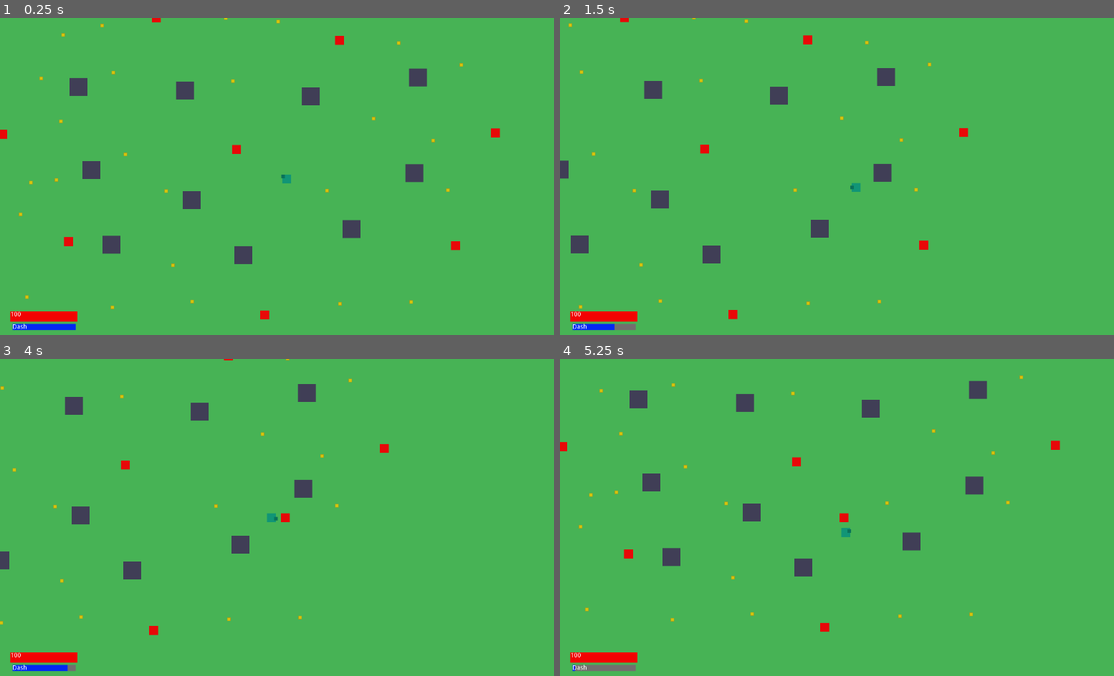
Above: before the commit, frames 1-4 (two rows, left to right).
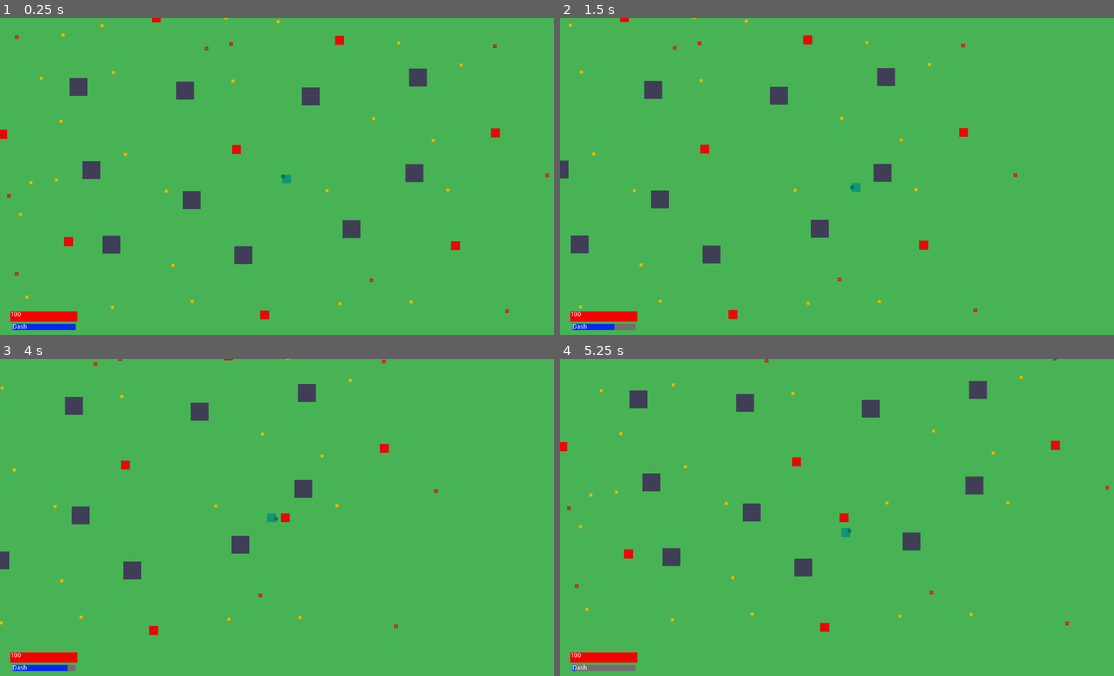
Above: after the commit, the same moments.

Repository: arget4me/TryingToStop
Game: Godot game, scene res://Scenes/SampleScene.tscn
The game is run twice, just before and just after one commit, with the same random seed, the same clock (stepped at 60 frames per second) and the same inputs.
Inputs (mouse positions are in pixels of both pictures, inside the frame that each line leads up to):
- Up to frame 1 (0.25 s): no input
- Up to frame 2 (1.5 s): tap Enter at 0.5 s; move the mouse to (975, 163) at 0.52 s; hold Right (ui_right) 0.53-1.28 s; click (975, 163) at 0.67 s; move the mouse to (731, 195) at 1.27 s; hold Down (ui_down) from 1.28 s (still down)
- Up to frame 3 (4 s): move the mouse to (343, 447) at 2.02 s; release Down (ui_down) at 2.03 s; hold Right (ui_right) 2.03-2.78 s; move the mouse to (260, 584) at 2.77 s; hold Up (ui_up) 2.78-3.53 s; click (260, 584) at 2.92 s; move the mouse to (459, 568) at 3.52 s; hold Left (ui_left) from 3.53 s (still down)
- Up to frame 4 (5.25 s): move the mouse to (676, 473) at 4.27 s; move the mouse to (875, 520) at 5.02 s; release Left (ui_left) at 5.03 s; hold Down (ui_down) from 5.03 s (still down); click (875, 520) at 5.17 s

The runs differ from the first frame. In frame 1, less than 0.1% of the frame differs, in the area x 1-100%, y 5-94%; in frame 2, less than 0.1%; in frame 3, less than 0.1%; in frame 4, less than 0.1%.

Commit message:
Add health pickups

Diff:
--- a/GrandTale/Scenes/HUD.gd
+++ b/GrandTale/Scenes/HUD.gd
@@ -25,3 +25,4 @@
 
 func _on_Player_cooldown_changed(cooldown_percent):
 	cooldown_bar.rect_size.x = cooldown_bar_width * cooldown_percent
+	cooldown_bar.rect_size.x = cooldown_bar_width * cooldown_percent
--- /dev/null
+++ b/GrandTale/Scenes/HealthItem.tscn
@@ -0,0 +1,36 @@
+[gd_scene load_steps=3 format=2]
+
+[ext_resource path="res://Scripts/HealthItem.gd" type="Script" id=1]
+
+[sub_resource type="RectangleShape2D" id=1]
+extents = Vector2( 4, 4 )
+
+[node name="HealthItem" type="Area2D"]
+script = ExtResource( 1 )
+
+[node name="ColorRect" type="ColorRect" parent="."]
+anchor_left = 0.5
+anchor_top = 0.5
+anchor_right = 0.5
+anchor_bottom = 0.5
+margin_left = -4.0
+margin_top = -4.0
+margin_right = 4.0
+margin_bottom = 4.0
+color = Color( 0.666667, 0.141176, 0.101961, 1 )
+
+[node name="ColorRect2" type="ColorRect" parent="."]
+anchor_left = 0.5
+anchor_top = 0.5
+anchor_right = 0.5
+anchor_bottom = 0.5
+margin_left = -3.0
+margin_top = -3.0
+margin_right = 3.0
+margin_bottom = 3.0
+color = Color( 0.839216, 0.215686, 0.0509804, 1 )
+
+[node name="CollisionShape2D" type="CollisionShape2D" parent="."]
+shape = SubResource( 1 )
+
+[connection signal="body_entered" from="." to="." method="_on_Item_body_entered"]
--- a/GrandTale/Scenes/SampleScene.tscn
+++ b/GrandTale/Scenes/SampleScene.tscn
@@ -1,10 +1,11 @@
-[gd_scene load_steps=6 format=2]
+[gd_scene load_steps=7 format=2]
 
 [ext_resource path="res://Scenes/Player.tscn" type="PackedScene" id=1]
 [ext_resource path="res://Scenes/Rock.tscn" type="PackedScene" id=2]
 [ext_resource path="res://Scenes/Enemy.tscn" type="PackedScene" id=3]
 [ext_resource path="res://Scenes/Item.tscn" type="PackedScene" id=4]
 [ext_resource path="res://Scenes/HUD.gd" type="Script" id=5]
+[ext_resource path="res://Scenes/HealthItem.tscn" type="PackedScene" id=6]
 
 [node name="SampleScene" type="Node2D"]
 
@@ -91,6 +92,33 @@
 
 [node name="Item25" parent="Items" instance=ExtResource( 4 )]
 position = Vector2( 921, 18 )
+
+[node name="HealthItem" parent="Items" instance=ExtResource( 6 )]
+position = Vector2( -72, 485 )
+
+[node name="HealthItem2" parent="Items" instance=ExtResource( 6 )]
+position = Vector2( 720, 499 )
+
+[node name="HealthItem3" parent="Items" instance=ExtResource( 6 )]
+position = Vector2( 407, -29 )
+
+[node name="HealthItem4" parent="Items" instance=ExtResource( 6 )]
+position = Vector2( 996, -24 )
+
+[node name="HealthItem5" parent="Items" instance=ExtResource( 6 )]
+position = Vector2( 1113, 265 )
+
+[node name="HealthItem6" parent="Items" instance=ExtResource( 6 )]
+position = Vector2( 1023, 568 )
+
+[node name="HealthItem7" parent="Items" instance=ExtResource( 6 )]
+position = Vector2( -89, 311 )
+
+[node name="HealthItem8" parent="Items" instance=ExtResource( 6 )]
+position = Vector2( -71, -44 )
+
+[node name="HealthItem9" parent="Items" instance=ExtResource( 6 )]
+position = Vector2( 352, -19 )
 
 [node name="Enemies" type="Node2D" parent="."]
 
--- /dev/null
+++ b/GrandTale/Scripts/HealthItem.gd
@@ -0,0 +1,7 @@
+extends Area2D
+
+func _on_Item_body_entered(body):
+	if body is Player:
+		var player = body as Player
+		player.RecoverHealth(15)
+		queue_free()
--- a/GrandTale/Scripts/Player.gd
+++ b/GrandTale/Scripts/Player.gd
@@ -5,6 +5,7 @@
 signal cooldown_changed(cooldown_percent)
 
 export(int) var Health = 100
+var MaxHealth = Health
 
 export(float) var WalkSpeed = 320.0
 export(float) var WalkAcc = 10.0
@@ -52,6 +53,9 @@
 	Velocity = lerp(Velocity, WantedVelocity, WalkAcc * delta)
 
 
+func RecoverHealth(var Amount : int):
+	Health = clamp(Health + Amount, 0, MaxHealth)
+	emit_signal("health_changed", Health)
 
 func _physics_process(_delta):
 	Velocity = move_and_slide(Velocity)
